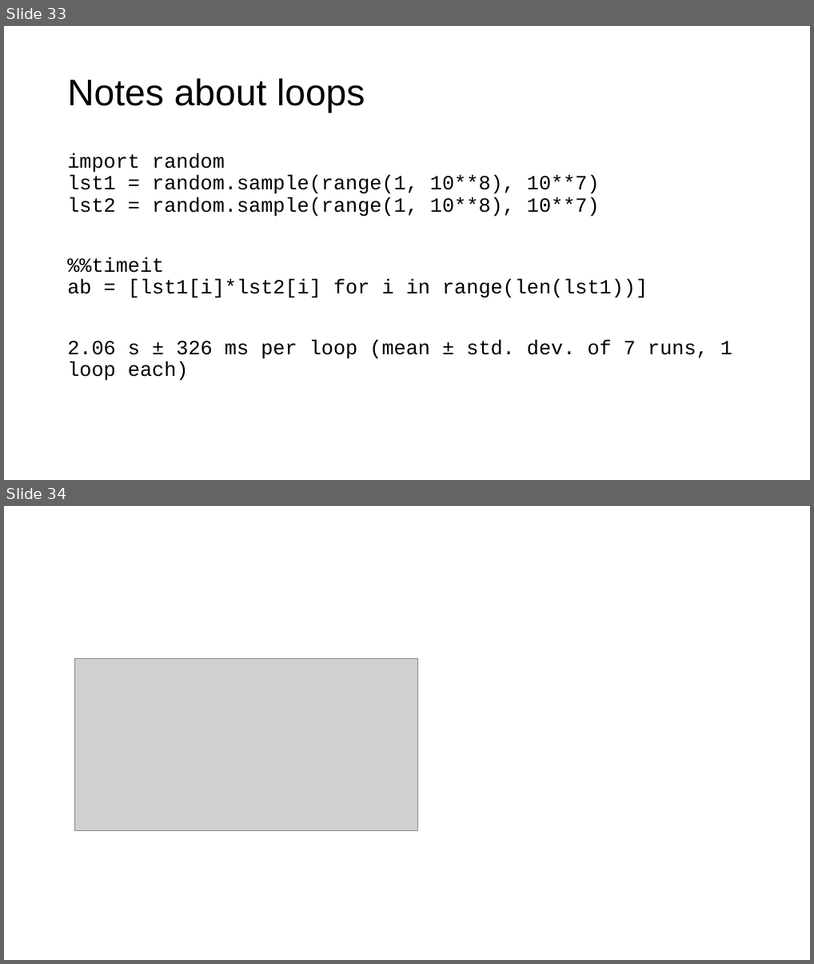
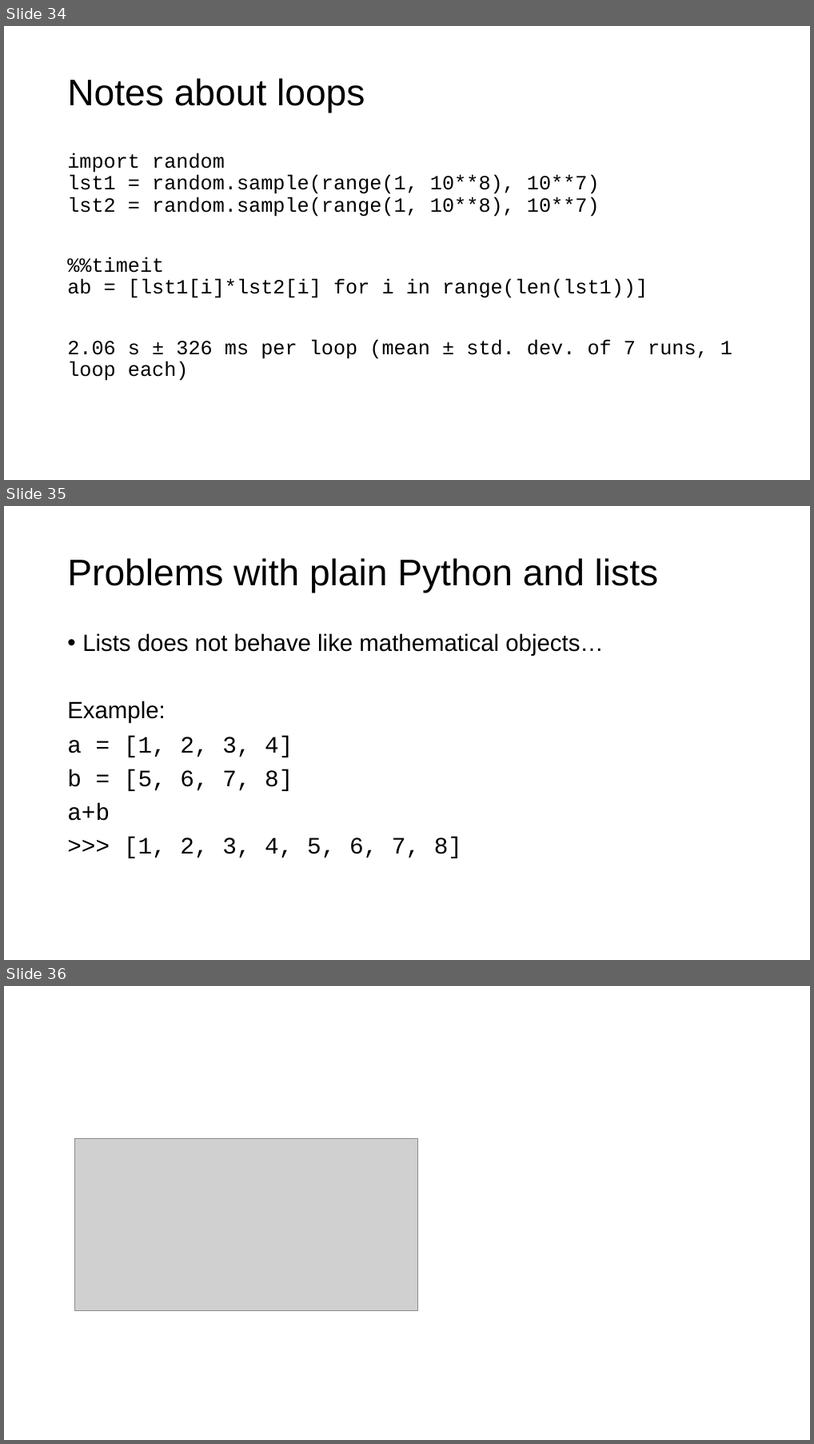
Before and after one commit to toelt-llc/MSCA-ITN-PARENT, a slide deck: DETERMINED2022/Python and scikit-learn/DETERMINED2022-toelt-Introduction Python and Scikit-learn.pptx. Shown one above the other, each under a label of ours: slides 33 and 34 before the commit, slides 34, 35 and 36 after it. The pictures are 814x964 and 814x1444 pixels, drawn with LibreOffice and Linux fonts; fonts in the diff are those of the drawing; grey boxes stand for pictures; background and template pictures are left out. Boxes give left, top, right and bottom in pixels: in the first picture for what was removed or moved away, otherwise in the second. Text is boxed around its words. In the diff, an @@ line names an element or a change of style, - is before the commit and + after.

```diff
--- a/DETERMINED2022/Python and scikit-learn/DETERMINED2022-toelt-Introduction Python and Scikit-learn.pptx
+++ b/DETERMINED2022/Python and scikit-learn/DETERMINED2022-toelt-Introduction Python and Scikit-learn.pptx
@@ slide 35 added at <box>4,506,810,960</box>, background #FFFFFF @@
@@ title added at <box>67,558,658,593</box>, 33 pt, text #000000 @@
+Problems with plain Python and lists
@@ text added at <box>67,633,603,858</box>, 21 pt, text #000000 @@
+• Lists does not behave like mathematical objects…
+Example:
+a = [1, 2, 3, 4]
+b = [5, 6, 7, 8]
+a+b
+>>> [1, 2, 3, 4, 5, 6, 7, 8]
@@ what was slide 33 is now slide 34 @@
@@ what was slide 34 is now slide 36 @@
```
Also in this commit, not shown: 4 slides changed, 1 other slide added, 5 other files.
